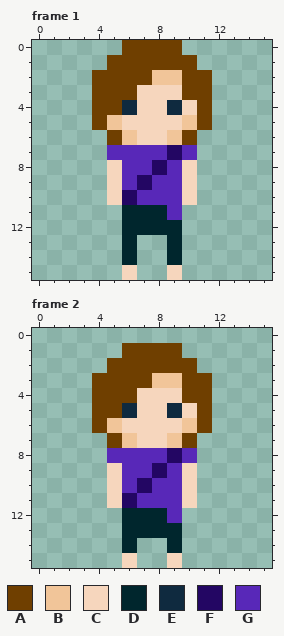
Edited in one commit: pixel-art file (sprites/npc01.aseprite). Above: the version before the commit.
16x16 pixels, 2 frames. Shown: frame 1, frame 2.
Palette (. is transparent): A #6f3f00  B #f1c599  C #f6d6bd  D #00262d  E #0f2a3f  F #230663  G #5828b8
Pixels before, frame 1, first column x 4:
 0 ..AAAA..
 1 .AAAAAA.
 2 AAAABBAA
 3 AAACCCAA
 4 AAECCECA
 5 ABCCCCBA
 6 .ABCCBA.
 7 .GGGGFG.
 8 .CGGFGC.
 9 .CGFGGC.
10 .CFGGGC.
11 ..DDDG..
12 ..DDDD..
13 ..D..D..
14 ..D..D..
15 ..C..C..
Pixels before, frame 2, first column x 4:
 1 ..AAAA..
 2 .AAAAAA.
 3 AAAABBAA
 4 AAACCCAA
 5 AAECCECA
 6 ABCCCCBA
 7 .ABCCBA.
 8 .GGGGFG.
 9 .CGGFGC.
10 .CGFGGC.
11 .CFGGGC.
12 ..DDDG..
13 ..DDDD..
14 ..D..D..
15 ..C..C..
Once edited:
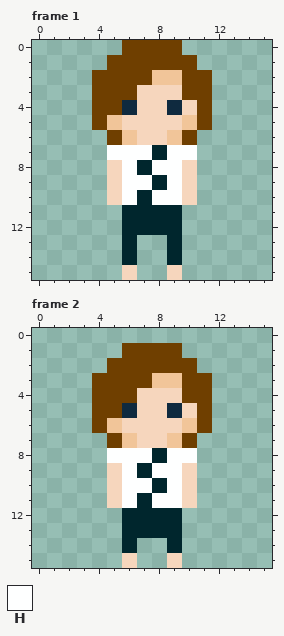
Colours new in this view: H #feffff
Changes in this commit:
Frame 1:
The edit turns colour G into colour D in row 7 at x 8; in row 8 at x 7; in row 9 at x 8; in row 10 at x 7; in row 11 at x 9.
The edit turns colour F into colour H in row 7 at x 9; in row 8 at x 8; in row 9 at x 7; in row 10 at x 6.
The edit turns colour G into colour H in row 7 at x 5 to 7 and 10; in rows 8 to 9 at x 6 and 9; in row 10 at x 8 to 9.
Frame 2:
The edit turns colour G into colour D in row 8 at x 8; in row 9 at x 7; in row 10 at x 8; in row 11 at x 7; in row 12 at x 9.
The edit turns colour F into colour H in row 8 at x 9; in row 9 at x 8; in row 10 at x 7; in row 11 at x 6.
The edit turns colour G into colour H in row 8 at x 5 to 7 and 10; in rows 9 to 10 at x 6 and 9; in row 11 at x 8 to 9.
Where, in picture pixels (left, top, right, bottom), the same in both pictures:
changed: (107, 145, 197, 220)
changed: (107, 448, 197, 523)
